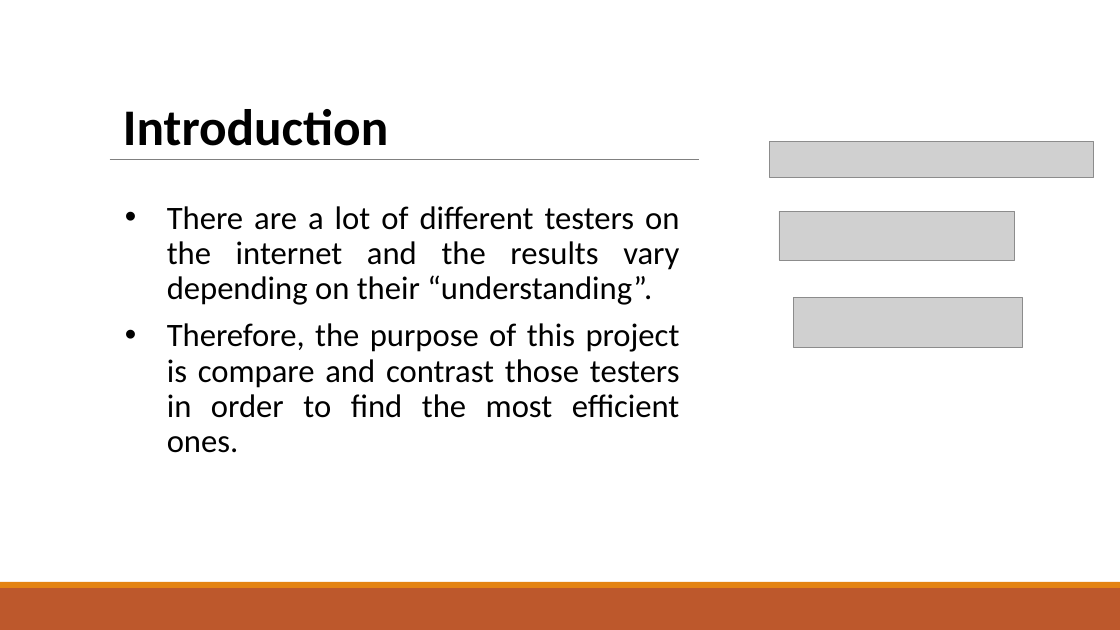
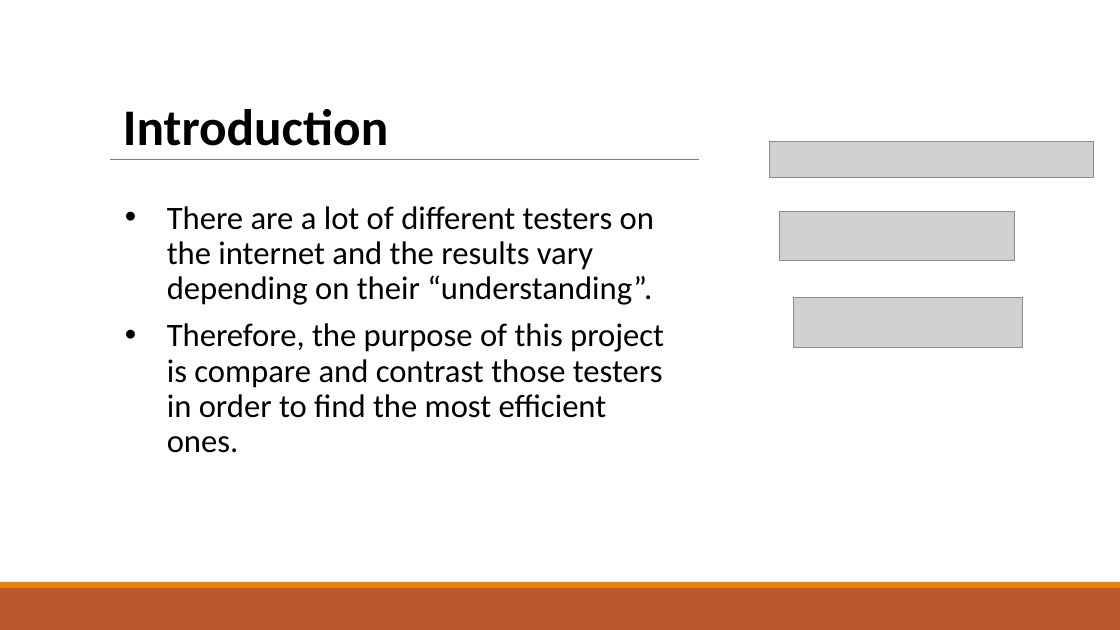
Before and after one commit to Fedchukhlib/4E2-Project, a slide deck: slide 2 of 4E1 HF-Project-Presentation.pptx. Drawn at 1120x630 pixels with LibreOffice and Linux fonts; fonts in the diff are those of the drawing; grey boxes stand for pictures. Boxes give left, top, right and bottom in pixels: in the first picture for what was removed or moved away, otherwise in the second. Text is boxed around its words. In the diff, an @@ line names an element or a change of style, - is before the commit and + after.

```diff
--- a/4E1 HF-Project-Presentation.pptx
+++ b/4E1 HF-Project-Presentation.pptx
@@ text "There are a lot of ..." at [167,206,664,453]: alignment justified to left @@
```
Also in this commit, not shown: 3 other slides changed, 1 slide removed.
